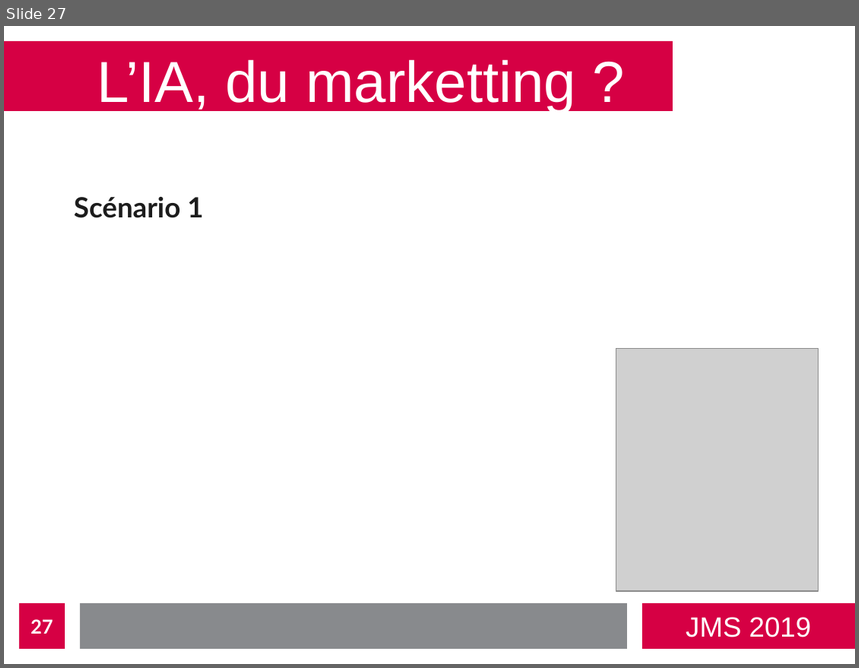
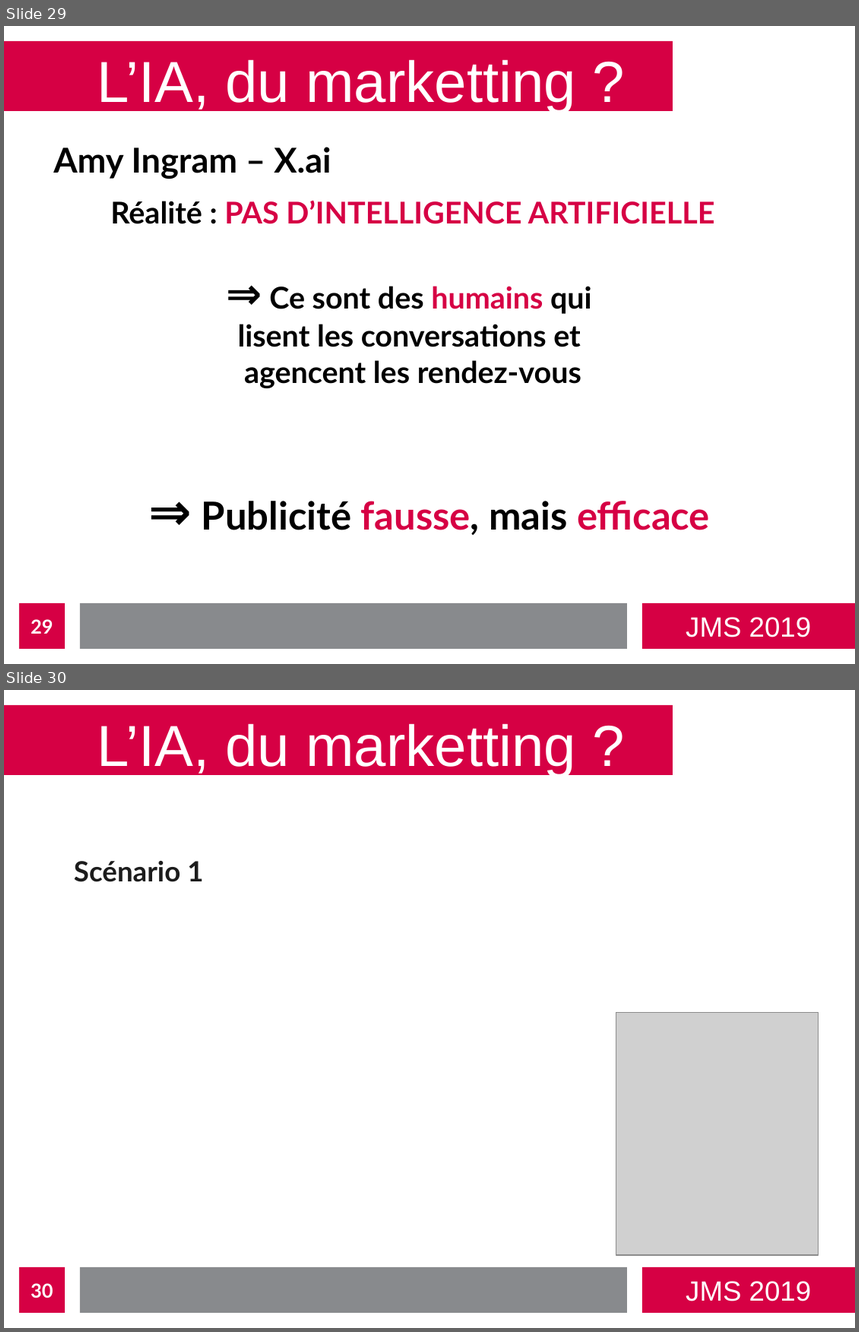
Before and after one commit to bastienvanderplaetse/JMS-2019, a slide deck: presentation-expanded.odp. Shown one above the other, each under a label of ours: slide 27 before the commit, slides 29 and 30 after it. The pictures are 859x668 and 859x1332 pixels, drawn with LibreOffice and Linux fonts; fonts in the diff are those of the drawing; grey boxes stand for pictures. Boxes give left, top, right and bottom in pixels: in the first picture for what was removed or moved away, otherwise in the second. Text is boxed around its words. In the diff, an @@ line names an element or a change of style, - is before the commit and + after.

Commit message:
Marketting ex1

```diff
--- a/presentation-expanded.odp
+++ b/presentation-expanded.odp
@@ slide 29 added at [4, 26, 855, 664], background #FFFFFF; not listed: 4 template elements that a slide beside it also shows @@
@@ title added at [97, 59, 576, 113], 54 pt, text #FFFFFF @@
+L’IA, du marketting ?
@@ text added at [53, 147, 331, 179], 32 pt, text #000000, bold @@
+Amy Ingram – X.ai
@@ text added at [110, 200, 715, 389], 28 pt, text #000000, bold @@
+Réalité : PAS D’INTELLIGENCE ARTIFICIELLE
+⇒ Ce sont des humains qui
+lisent les conversations et
+agencent les rendez-vous
@@ text added at [202, 501, 710, 535], 36 pt, text #000000, bold @@
+⇒ Publicité fausse, mais efficace
@@ page number added at [19, 604, 65, 649], fill #D60044, 18 pt, text #FFFFFF, bold @@
+29
@@ what was slide 27 is now slide 30 @@
@@ page number at [31, 1284, 53, 1299]: text changed @@
-27
+30
```
Also in this commit, not shown: 13 slides changed, 3 other slides added, 2 other files.
